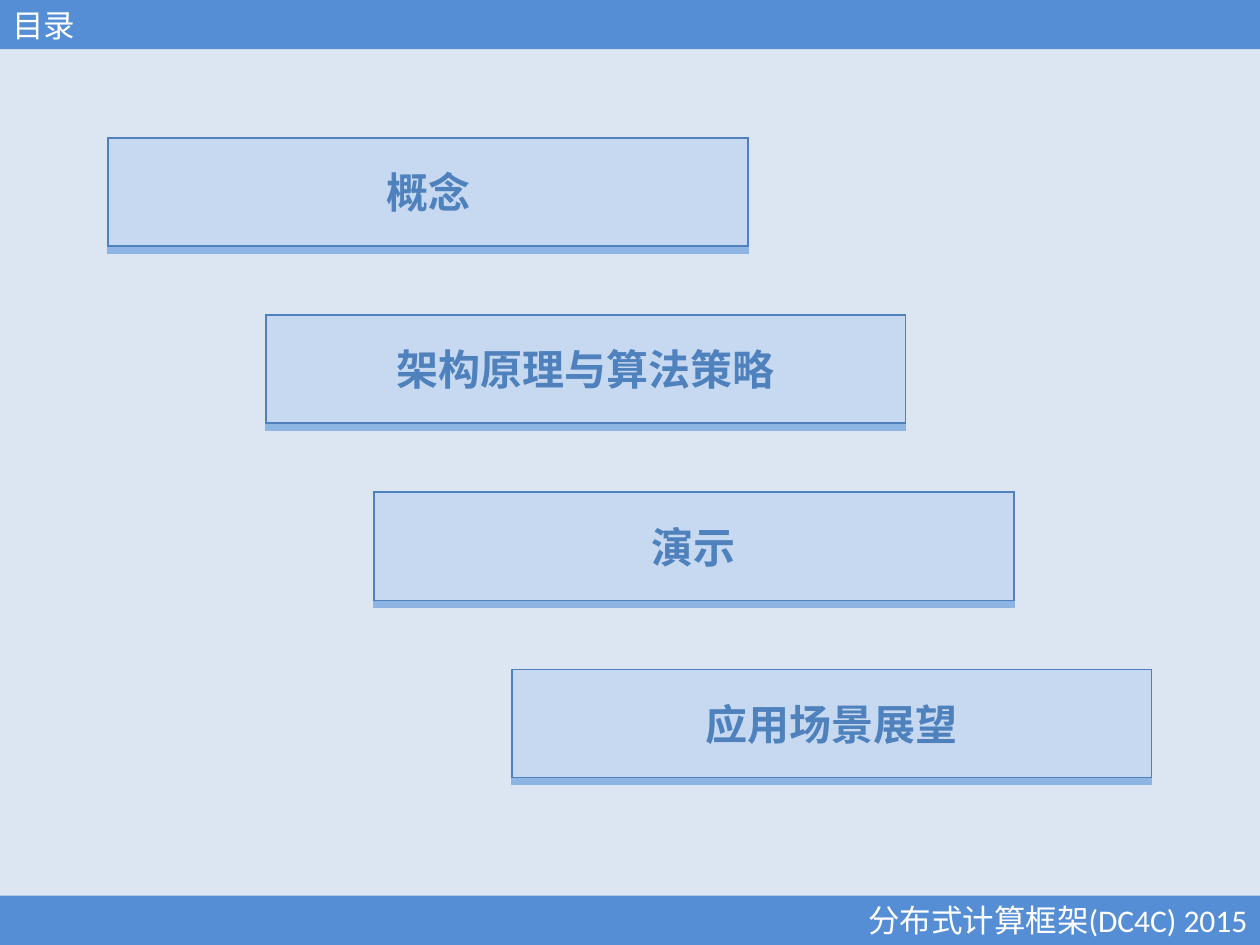
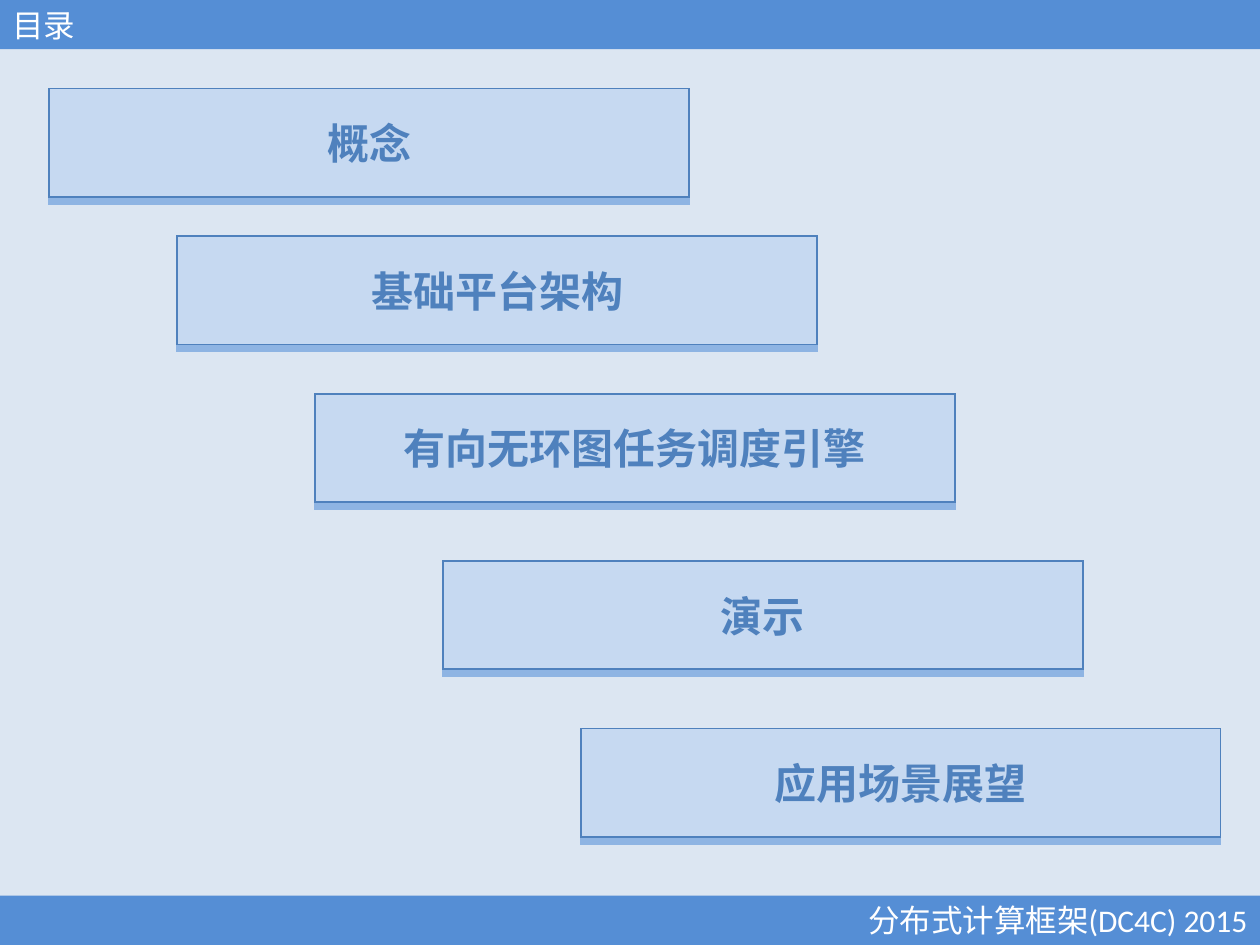
Before and after one commit to xubingyue/dc4c, a slide deck: slide 2 of doc/DC4C.ppt. Drawn at 1260x945 pixels with LibreOffice and Linux fonts; fonts in the diff are those of the drawing. Boxes give left, top, right and bottom in pixels: in the first picture for what was removed or moved away, otherwise in the second. Text is boxed around its words. In the diff, an @@ line names an element or a change of style, - is before the commit and + after.

```diff
--- a/doc/DC4C.ppt
+++ b/doc/DC4C.ppt
@@ rectangle "概念": place and size @@
-rectangle "概念" at (108, 137, 748, 246)
+rectangle "概念" at (49, 88, 689, 197)
@@ rectangle "基础平台架构": place and size @@
-rectangle "基础平台架构" at (266, 315, 906, 423)
+rectangle "基础平台架构" at (178, 237, 818, 345)
@@ text in rectangle at (371, 271, 623, 311): text changed @@
-架构原理与算法策略
+基础平台架构
@@ rectangle added at (315, 394, 955, 503), fill #C6D9F1, outline #4F81BD 0.99 pt, 24 pt, text #4F81BD, bold @@
+有向无环图任务调度引擎
@@ rectangle "演示": place and size @@
-rectangle "演示" at (374, 493, 1014, 601)
+rectangle "演示" at (444, 561, 1084, 669)
@@ rectangle "应用场景展望": place and size @@
-rectangle "应用场景展望" at (512, 669, 1152, 777)
+rectangle "应用场景展望" at (581, 728, 1221, 837)
```
Also in this commit, not shown: 13 other slides changed, 4 slides added, 41 other files.
